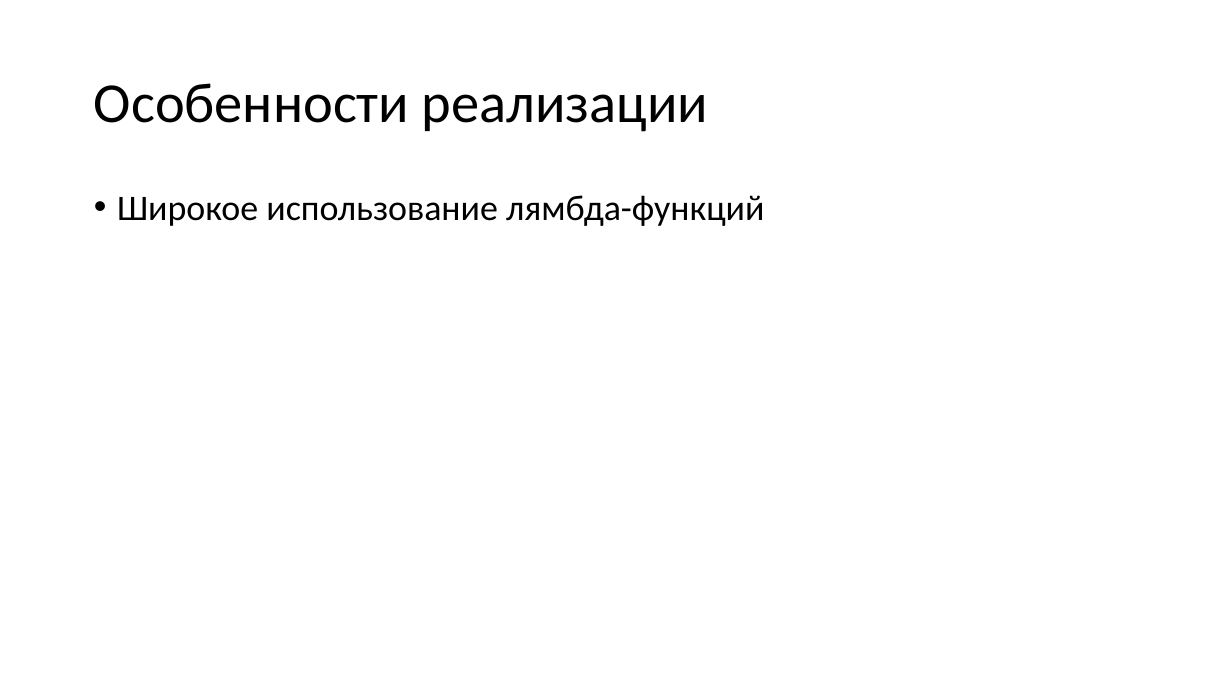
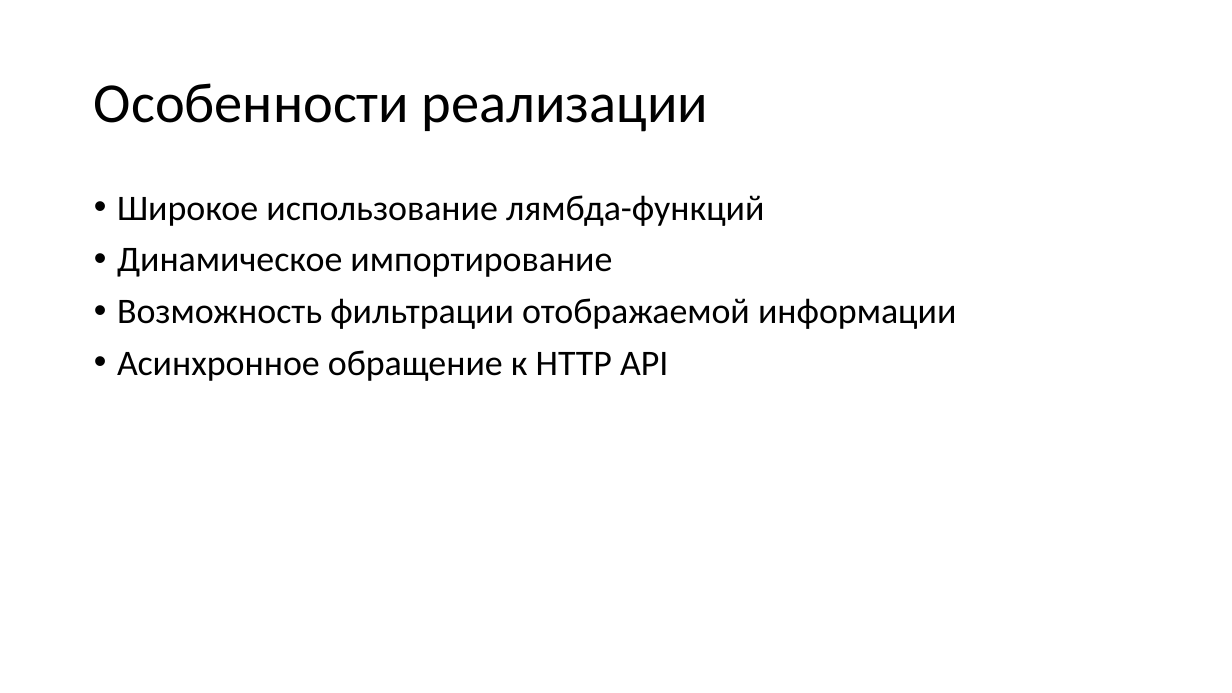
Before and after one commit to greendolf/javascript_semestr, a slide deck: slide 8 of semestr.pptx. Drawn at 1232x693 pixels with LibreOffice and Linux fonts; fonts in the diff are those of the drawing. Boxes give left, top, right and bottom in pixels: in the first picture for what was removed or moved away, otherwise in the second. Text is boxed around its words. In the diff, an @@ line names an element or a change of style, - is before the commit and + after.

```diff
--- a/semestr.pptx
+++ b/semestr.pptx
@@ text at (117, 248, 956, 381): paragraphs added @@
+• Динамическое импортирование
+• Возможность фильтрации отображаемой информации
+• Асинхронное обращение к HTTP API
```
Also in this commit, not shown: 2 other slides changed, 2 slides added, 1 slide removed, 1 other file.
